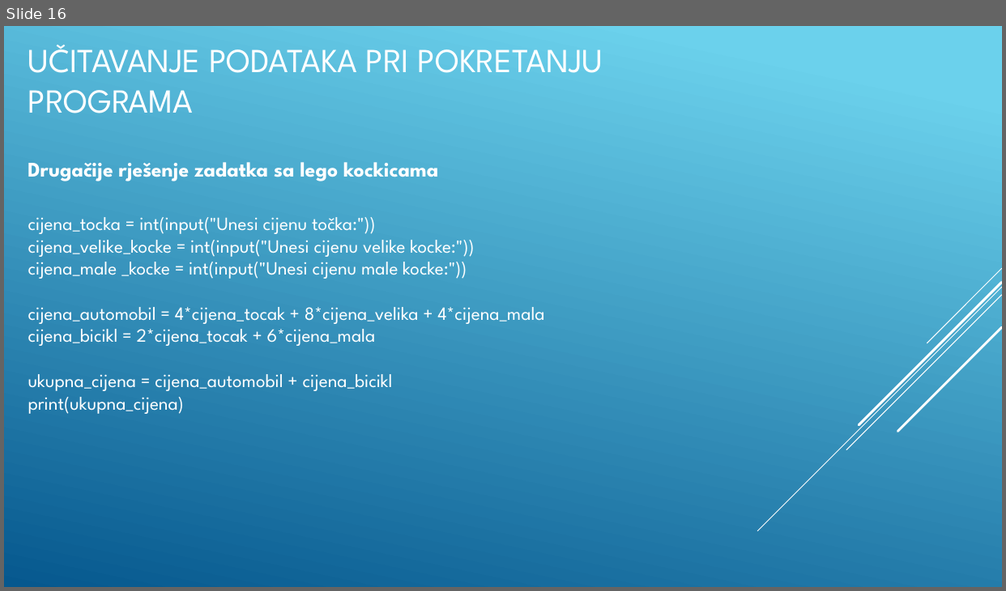
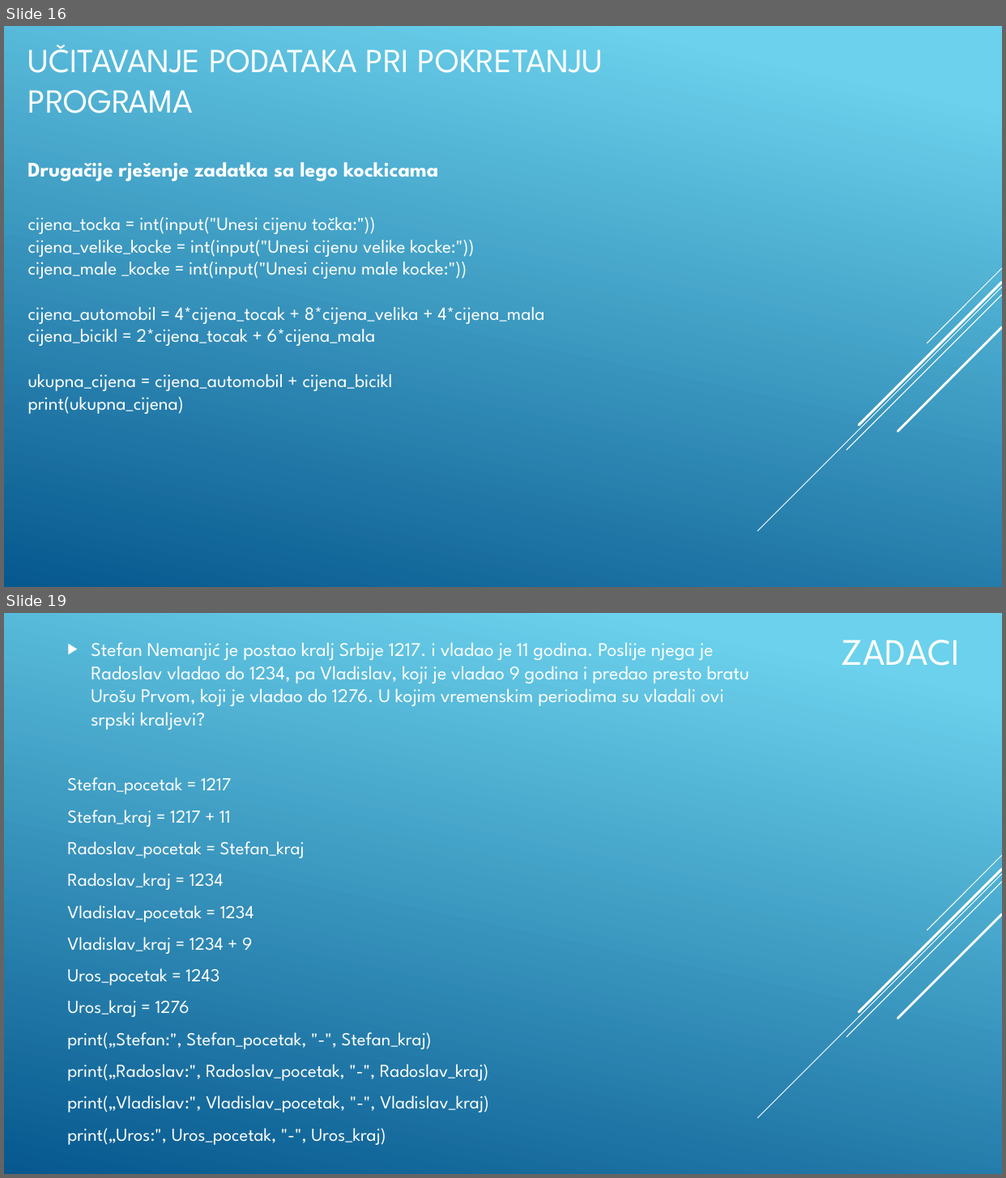
Before and after one commit to BaDnja/Kursevi, a slide deck: Python/Python-Osnovni-kurs/Izracunavanje/1-Osnovne aritmeticke operacije i primjena/Prezentacija.pptx. Shown one above the other, each under a label of ours: slide 16 before the commit, slides 16 and 19 after it; the slides between them are not shown. The pictures are 1006x591 and 1006x1178 pixels, drawn with LibreOffice and Linux fonts; fonts in the diff are those of the drawing. Boxes give left, top, right and bottom in pixels: in the first picture for what was removed or moved away, otherwise in the second. Text is boxed around its words. In the diff, an @@ line names an element or a change of style, - is before the commit and + after.

```diff
--- a/Python/Python-Osnovni-kurs/Izracunavanje/1-Osnovne aritmeticke operacije i primjena/Prezentacija.pptx
+++ b/Python/Python-Osnovni-kurs/Izracunavanje/1-Osnovne aritmeticke operacije i primjena/Prezentacija.pptx
@@ slide 19 added at (4, 613, 1002, 1174), background gradient #6ED2EB to #06588E; not listed: 5 template elements that a slide beside it also shows @@
@@ text added at (67, 642, 750, 1145), 17.6 pt, text #FFFFFF @@
+▶ Stefan Nemanjić je postao kralj Srbije 1217. i vladao je 11 godina. Poslije njega je Radoslav vladao do 1234, pa Vladislav, koji je vladao 9 godina i predao presto bratu Urošu Prvom, koji je vladao do 1276. U kojim vremenskim periodima su vladali ovi srpski kraljevi?
+Stefan_pocetak = 1217
+Stefan_kraj = 1217 + 11
+Radoslav_pocetak = Stefan_kraj
+Radoslav_kraj = 1234
+Vladislav_pocetak = 1234
+Vladislav_kraj = 1234 + 9
+Uros_pocetak = 1243
+Uros_kraj = 1276
+print(„Stefan:", Stefan_pocetak, "-", Stefan_kraj)
+print(„Radoslav:", Radoslav_pocetak, "-", Radoslav_kraj)
+print(„Vladislav:", Vladislav_pocetak, "-", Vladislav_kraj)
+print(„Uros:", Uros_pocetak, "-", Uros_kraj)
@@ title added at (841, 640, 959, 666), 36 pt, text #FFFFFF @@
+ZADACI
```
Also in this commit, not shown: 3 slides changed, 6 other slides added, 3 other files.
